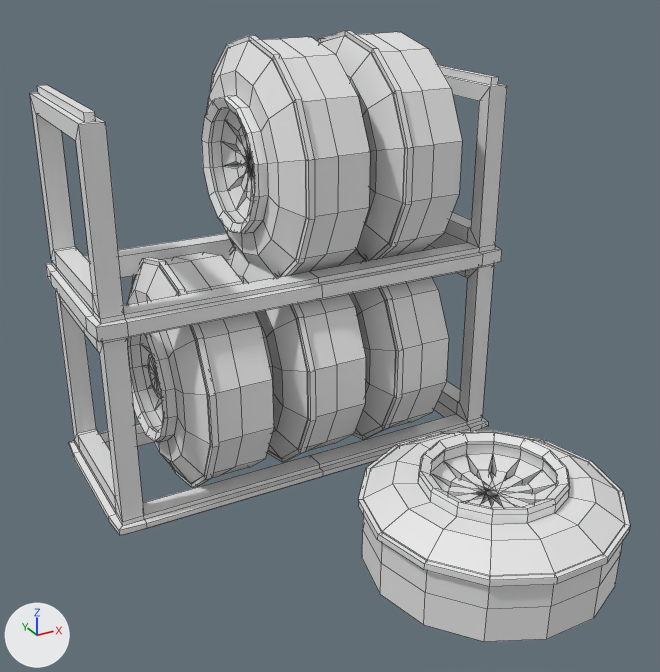
A saved change to the FBX model Museum2048/Assets/000. Museum/5. Models/TextureModel/A. Cars/car_2.fbx.
Before and after are seen from a camera (50 mm lens) standing at (-0.417, -18.142, 0.71) and looking at (0.441, -16.582, -0.07). The lights are fixed; the arrows at lower left show +X, +Y and +Z. Mesh edges are drawn as thin lines. Vertices at the same position are counted once.

Names of what the first picture shows: '2'.
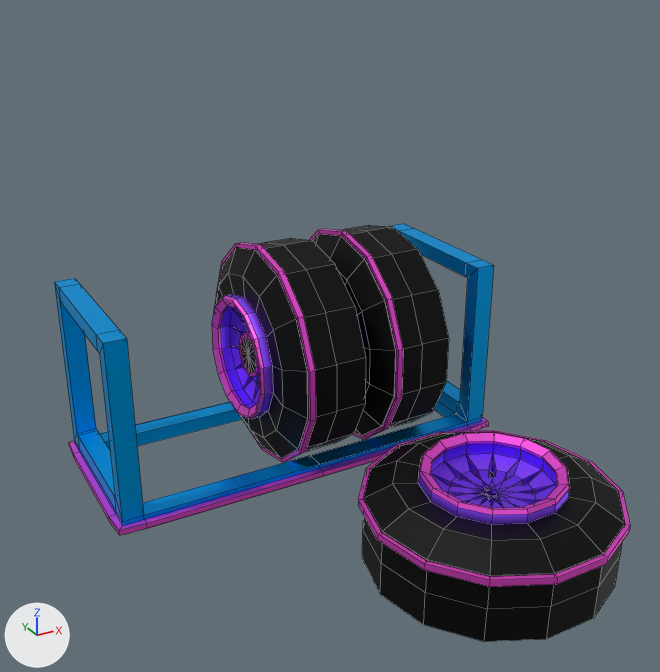
The newer file is also turned or shifted as a whole; pictures and numbers use the older file's frame.

Pixel boxes (x1, y1, x2, y2) of what changed, in the pictures (660 x 672 px):
```json
{"object": "2", "change": "surface changed, reshaped", "before": [30, 30, 630, 642], "after": [54, 224, 630, 642], "on screen": "32% shorter"}
{"part": 1, "of": "me_circle_001", "change": "deleted", "before": [132, 30, 462, 488]}
{"part": 2, "of": "me_circle_001", "change": "deleted", "before": [30, 65, 507, 484]}
```

Edits to the scene script, one JSON object a line:
```json
{"op": "add", "block": "img_texture_atlas_jpg", "code": ["img_texture_atlas_jpg = load_image('texture_atlas.jpg', 'texture_atlas.jpg', 256, 256, 'sRGB')"]}
{"op": "remove", "block": "mat_texture_car", "code": "mat_texture_car.base_color = (0.8, 0.8, 0.8)  # white #e7e7e7"}
{"op": "add", "block": "mat_texture_car", "code": "mat_texture_car.texture = img_texture_atlas_jpg"}
{"op": "set", "path": "mat_texture_car.metallic", "old": "0.0", "new": "1.0"}
{"block": "me_circle_001", "where": "# used by ob_2; location = (0.482, -16.49, -0.011)"}
{"op": "remove", "block": "me_circle_001", "code": "me_circle_001.from_pydata(...)  # 2081 vertices, 2048 faces; spans x -0.507..0.507, y -0.671..0.509, z -0.506..0.521"}
{"op": "add", "block": "me_circle_001", "code": "me_circle_001.from_pydata(...)  # 1112 vertices, 1065 faces; spans x -0.507..0.507, y -0.671..0.509, z -0.506..0.049"}
{"block": "me_circle_001", "change": "me_circle_001 part 1: 6 loose pieces with 645 vertices, spanning x -0.325..0.33, y -0.032..0.509, z -0.506..0.521, are deleted"}
{"block": "me_circle_001", "change": "me_circle_001 part 2: 324 vertices removed from x -0.507..0.507, y -0.022..0.5, z -0.496..0.422"}
```
